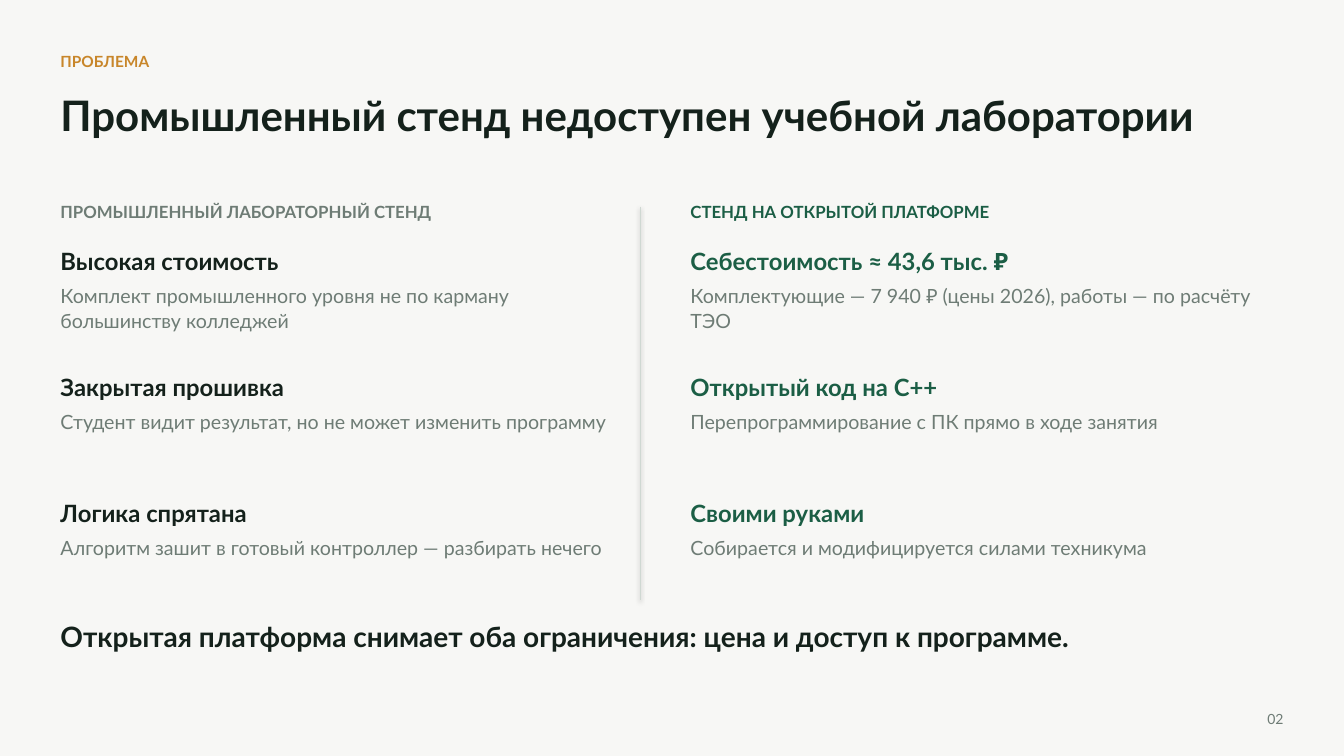
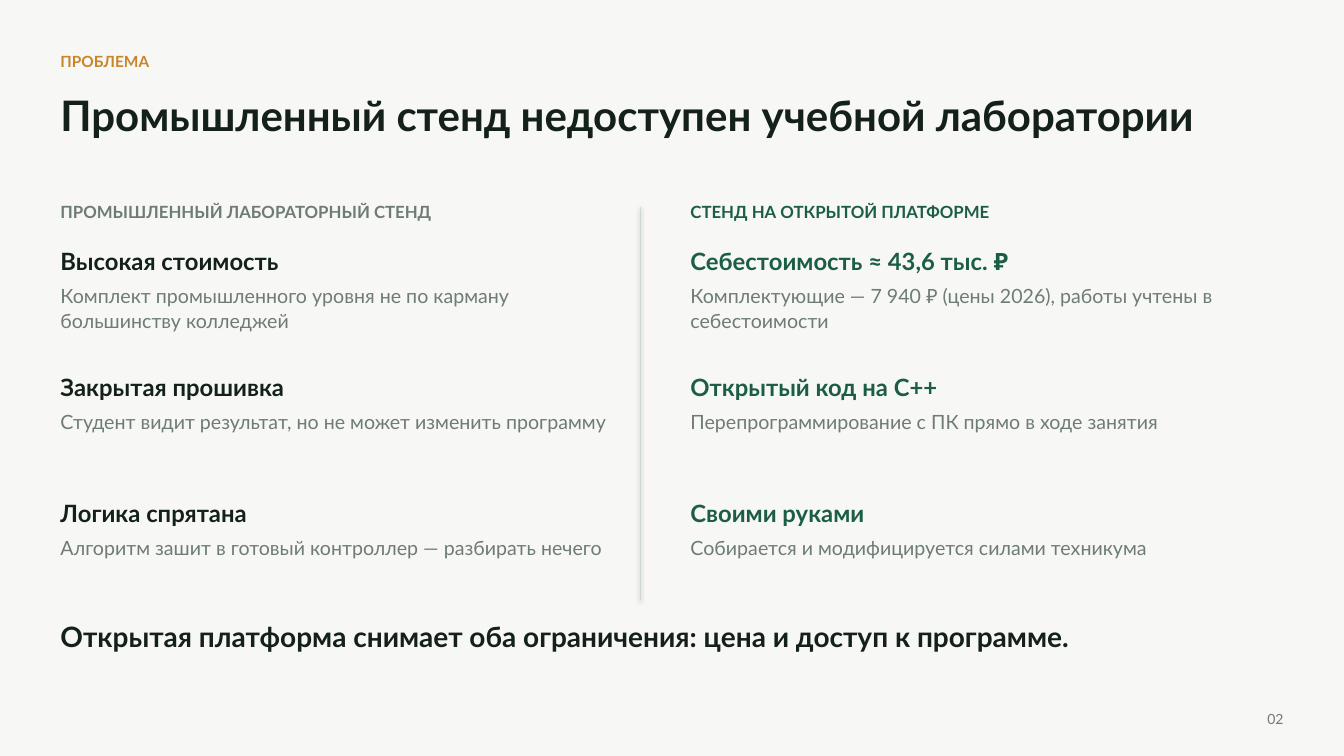
Before and after one commit to DimaNikolaevi4/Konkurs, a slide deck: slide 2 of Гидропоника-заявка-2026/Презентация_Чагин_Гидропоника.pptx. Drawn at 1344x756 pixels with LibreOffice and Linux fonts; fonts in the diff are those of the drawing. Boxes give left, top, right and bottom in pixels: in the first picture for what was removed or moved away, otherwise in the second. Text is boxed around its words. In the diff, an @@ line names an element or a change of style, - is before the commit and + after.

```diff
--- a/Гидропоника-заявка-2026/Презентация_Чагин_Гидропоника.pptx
+++ b/Гидропоника-заявка-2026/Презентация_Чагин_Гидропоника.pptx
@@ text at bbox=[690, 288, 1213, 328]: text changed @@
-Комплектующие — 7 940 ₽ (цены 2026), работы — по расчёту ТЭО
+Комплектующие — 7 940 ₽ (цены 2026), работы учтены в себестоимости
```
Also in this commit, not shown: 2 other slides changed, 1 slide removed, 2 other files.
